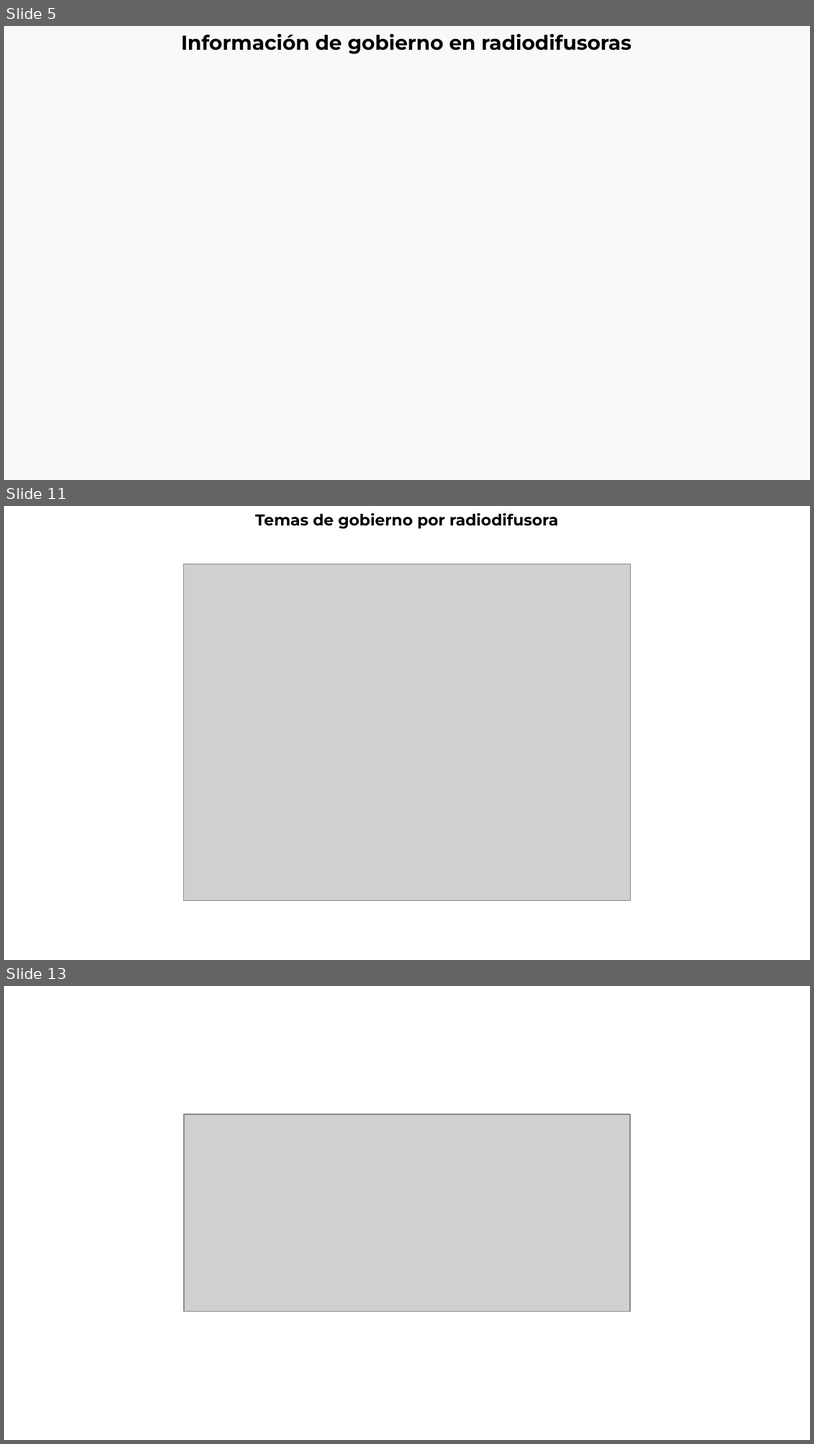
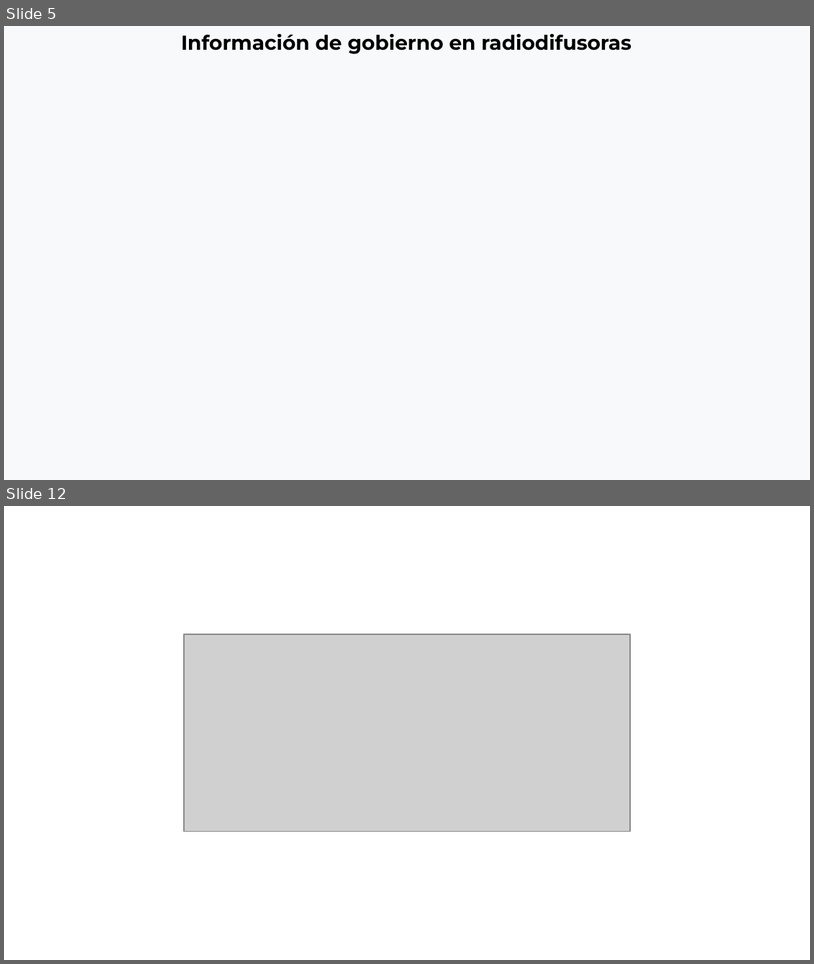
Before and after one commit to thelonious9/Reporteportadas, a slide deck: Reporte 240426.pptx. Shown one above the other, each under a label of ours: slides 5, 11 and 13 before the commit, slides 5 and 12 after it; the slides between them are not shown. The pictures are 814x1444 and 814x964 pixels, drawn with LibreOffice and Linux fonts; fonts in the diff are those of the drawing; grey boxes stand for pictures; background and template pictures are left out. Boxes give left, top, right and bottom in pixels: in the first picture for what was removed or moved away, otherwise in the second. Text is boxed around its words. In the diff, an @@ line names an element or a change of style, - is before the commit and + after.

```diff
--- a/Reporte 240426.pptx
+++ b/Reporte 240426.pptx
@@ slide 11 removed at (x1=4, y1=506, x2=810, y2=960), background #FFFFFF @@
@@ text removed at (x1=255, y1=513, x2=558, y2=529) @@
-Temas de gobierno por radiodifusora
@@ picture removed at (x1=184, y1=564, x2=630, y2=901) @@
@@ what was slide 13 is now slide 12 @@
```
Also in this commit, not shown: 8 slides changed, 1 other file.
